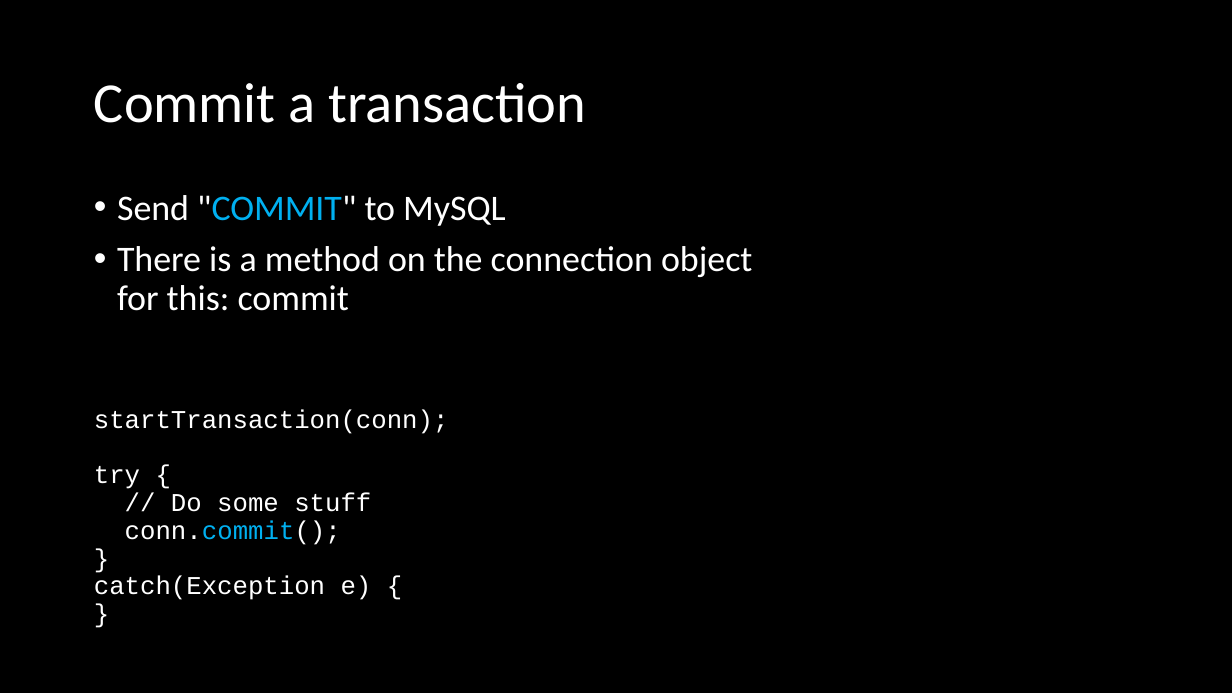
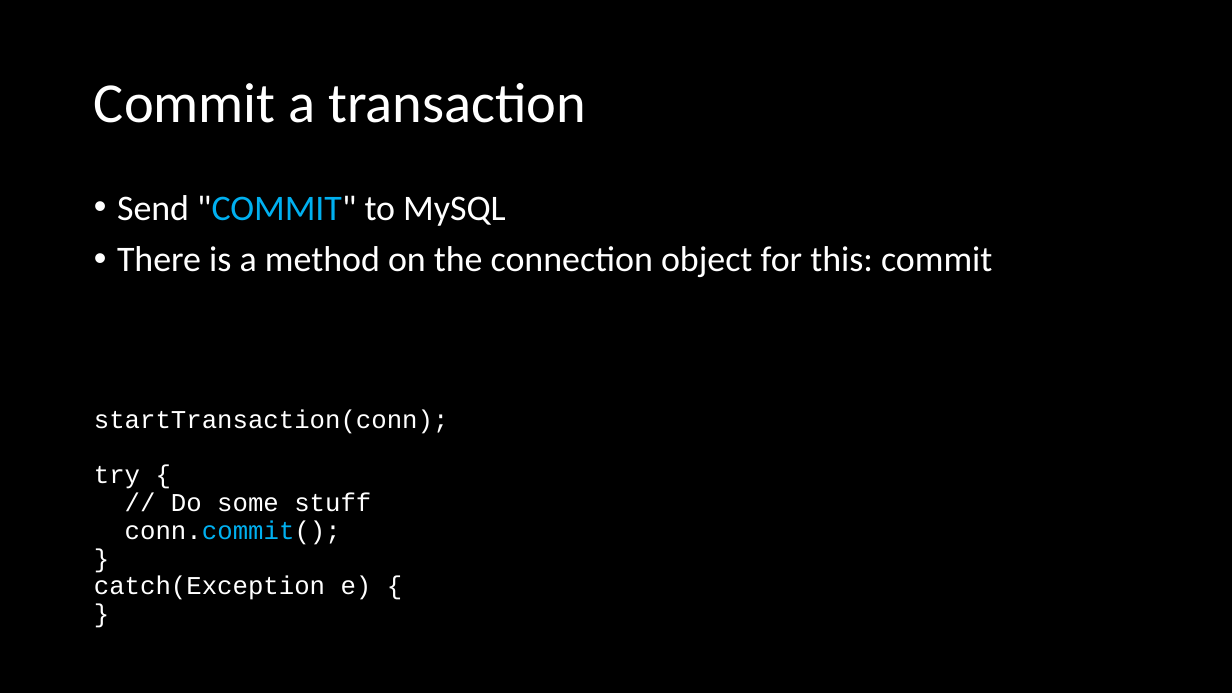
Before and after one commit to ckiefriter1/PT-BESD, a slide deck: slide 12 of Week9/W3.02. Transactions and JDBC.pptx. Drawn at 1232x693 pixels with LibreOffice and Linux fonts; fonts in the diff are those of the drawing. Boxes give left, top, right and bottom in pixels: in the first picture for what was removed or moved away, otherwise in the second. Text is boxed around its words. In the diff, an @@ line names an element or a change of style, - is before the commit and + after.

```diff
--- a/Week9/W3.02. Transactions and JDBC.pptx
+++ b/Week9/W3.02. Transactions and JDBC.pptx
@@ text "Send "COMMIT" to MySQL" rewrapped from bbox=[117, 195, 752, 311] to bbox=[117, 195, 992, 277] @@
```
Also in this commit, not shown: 14 other slides changed, 1 slide added, 6 other files.
